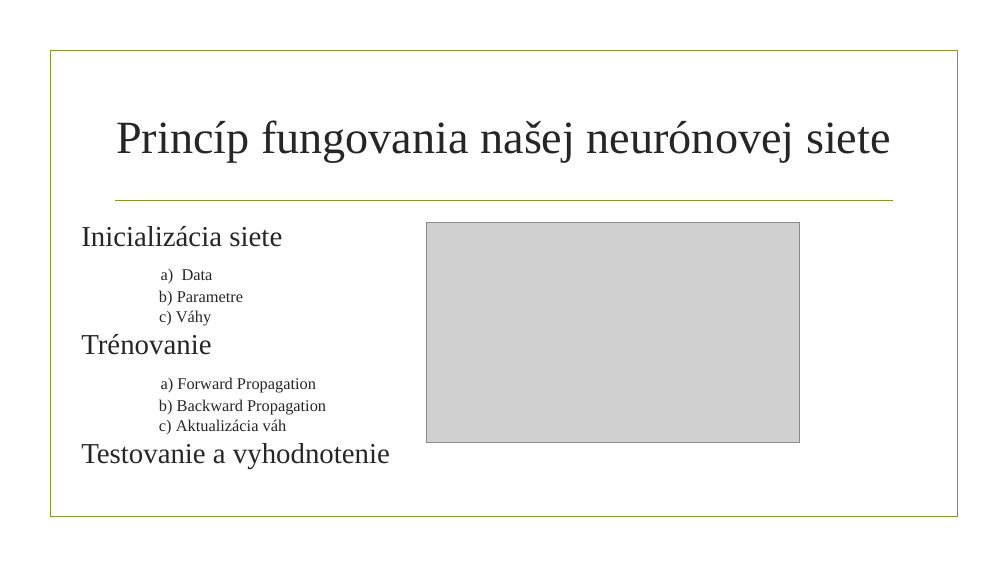
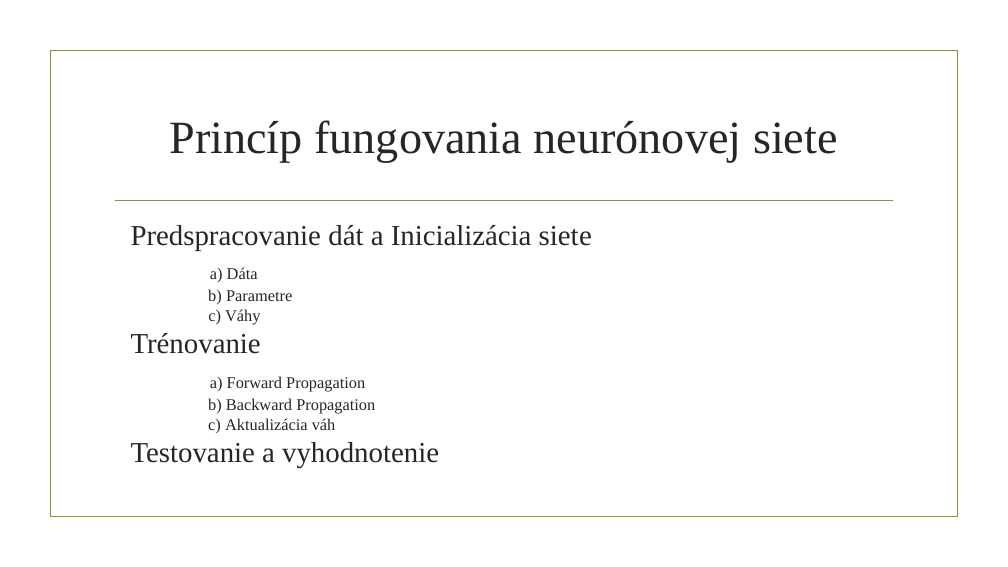
Before and after one commit to georgeob/Kysucky_NS2019, a slide deck: slide 4 of Kysucky_prezentacia.pptx (slide 5 before the commit). Drawn at 1008x567 pixels with LibreOffice and Linux fonts; fonts in the diff are those of the drawing; grey boxes stand for pictures; background and template pictures are left out. Boxes give left, top, right and bottom in pixels: in the first picture for what was removed or moved away, otherwise in the second. Text is boxed around its words. In the diff, an @@ line names an element or a change of style, - is before the commit and + after.

```diff
--- a/Kysucky_prezentacia.pptx
+++ b/Kysucky_prezentacia.pptx
@@ title at box(169, 120, 838, 162): text changed @@
-Princíp fungovania našej neurónovej siete
+Princíp fungovania neurónovej siete
@@ text at box(131, 225, 592, 468): text changed @@
-Inicializácia siete
-a) Data
-b) Parametre
-c) Váhy
-Trénovanie
-a) Forward Propagation
-b) Backward Propagation
-c) Aktualizácia váh
-Testovanie a vyhodnotenie
+Predspracovanie dát a Inicializácia siete
+a) Dáta
+b) Parametre
+c) Váhy
+Trénovanie
+a) Forward Propagation
+b) Backward Propagation
+c) Aktualizácia váh
+Testovanie a vyhodnotenie
@@ picture removed at box(426, 223, 800, 442) @@
```
Also in this commit, not shown: 8 other slides changed, 1 slide added, 3 slides removed, 3 other files.
